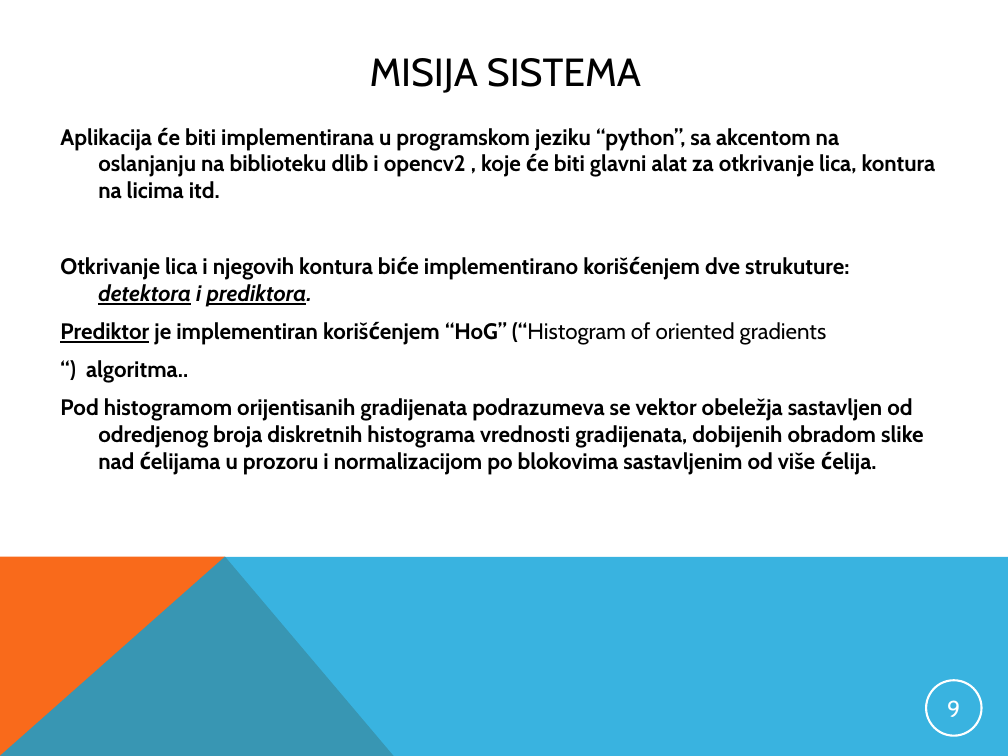
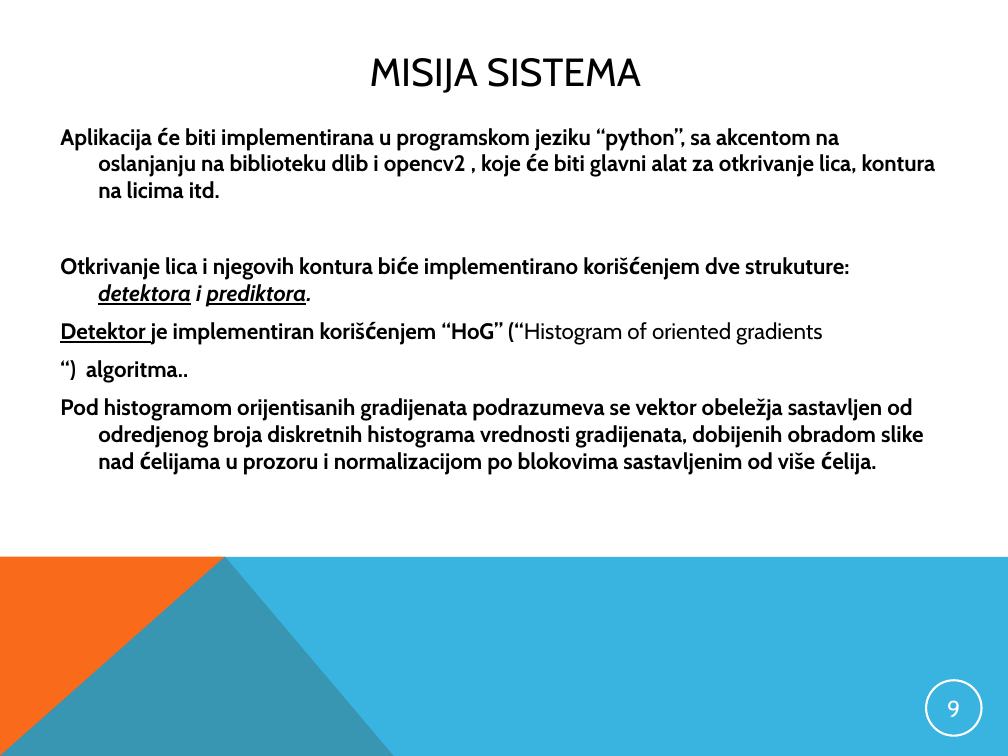
Before and after one commit to badf00d21/softkompjuting-projekat, a slide deck: slide 9 of Specifikacija projekta - final RA57_2012.pptx. Drawn at 1008x756 pixels with LibreOffice and Linux fonts; fonts in the diff are those of the drawing. Boxes give left, top, right and bottom in pixels: in the first picture for what was removed or moved away, otherwise in the second. Text is boxed around its words. In the diff, an @@ line names an element or a change of style, - is before the commit and + after.

```diff
--- a/Specifikacija projekta - final RA57_2012.pptx
+++ b/Specifikacija projekta - final RA57_2012.pptx
@@ text at box(60, 322, 823, 345): text changed @@
-Prediktor je implementiran korišćenjem “HoG” (“Histogram of oriented gradients
+Detektor je implementiran korišćenjem “HoG” (“Histogram of oriented gradients
```
Also in this commit, not shown: 1 other slide changed, 18 other files.
